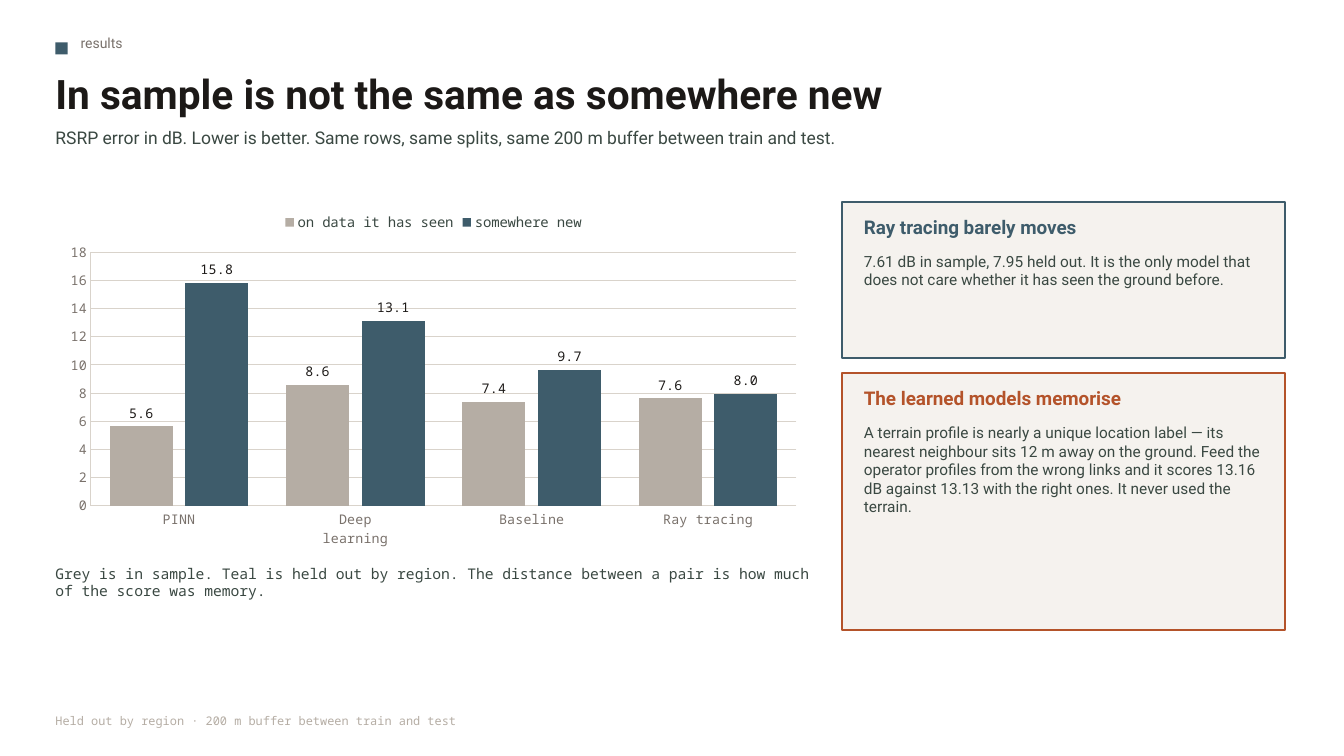
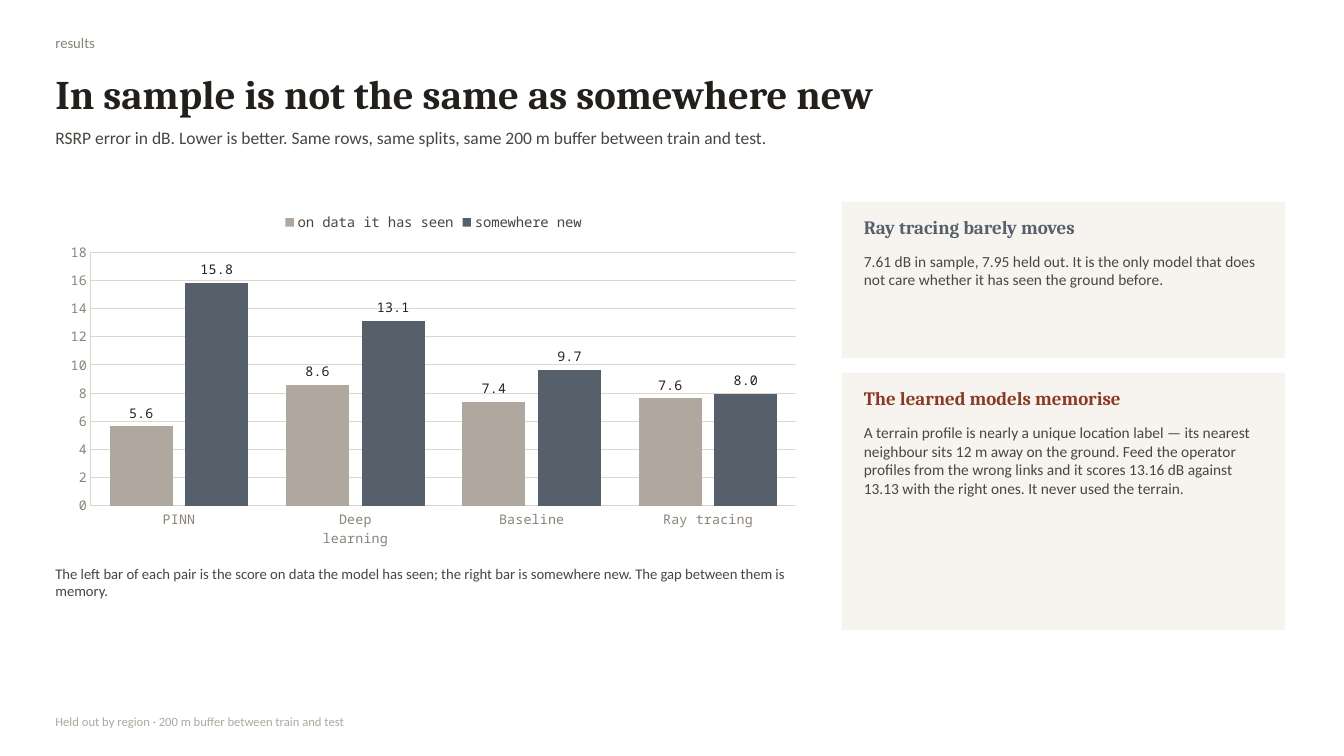
Before and after one commit to mtang724/arathon-c03-rural-infrastructure-placement, a slide deck: slide 4 of ARA_Challenge3.pptx. Drawn at 1344x756 pixels with LibreOffice and Linux fonts; fonts in the diff are those of the drawing. Boxes give left, top, right and bottom in pixels: in the first picture for what was removed or moved away, otherwise in the second. Text is boxed around its words. In the diff, an @@ line names an element or a change of style, - is before the commit and + after.

```diff
--- a/ARA_Challenge3.pptx
+++ b/ARA_Challenge3.pptx
@@ text "results": place and size @@
-text "results" at [81,37,123,48]
+text "results" at [55,38,95,48]
@@ text "results" at [55,38,95,48]: size 10 to 10.5 pt, font Roboto to Calibri, text colour #79716B to #8A8279 @@
@@ rectangle removed at [55,42,68,54] @@
@@ text "In sample is not the ..." at [55,80,873,118]: font Roboto to Cambria, text colour #1C1917 to #23201C @@
@@ column chart at [55,202,812,555] @@
@@ colour of on data it has seen #B5ADA4 to #B0A89E @@
@@ data labels of on data it has seen changed @@
@@ colour of somewhere new #3E5C6B to #55606B @@
@@ data labels of somewhere new changed @@
@@ legend changed @@
@@ category axis changed @@
@@ value axis changed @@
@@ lettering changed @@
@@ rectangle at [842,202,1286,358]: fill #F5F2EE to #F7F4EF; outline #3E5C6B 1.5 pt to none @@
@@ text "Ray tracing barely moves" at [864,221,1075,238]: font Roboto to Cambria, text colour #3E5C6B to #55606B @@
@@ rectangle at [842,373,1286,630]: fill #F5F2EE to #F7F4EF; outline #B4532A 1.5 pt to none @@
@@ text "The learned models memorise" at [864,392,1121,405]: font Roboto to Cambria, text colour #B4532A to #8C3A28 @@
@@ font Roboto to Calibri, text colour #3A4842 to #4A4540 in 3 elements at [55,132,766,147], [864,256,1255,288], [864,427,1250,497] @@
@@ text at [55,569,784,599]: text changed; font Noto Sans Mono to Calibri; text colour #3A4842 to #4A4540 @@
-Grey is in sample. Teal is held out by region. The distance between a pair is how much of the score was memory.
+The left bar of each pair is the score on data the model has seen; the right bar is somewhere new. The gap between them is memory.
@@ text "Held out by region · ..." at [55,717,343,728]: size 8.5 to 9 pt, font Noto Sans Mono to Calibri, text colour #B5ADA4 to #B0A89E @@
```
Also in this commit, not shown: 5 other slides changed, 2 other files.
